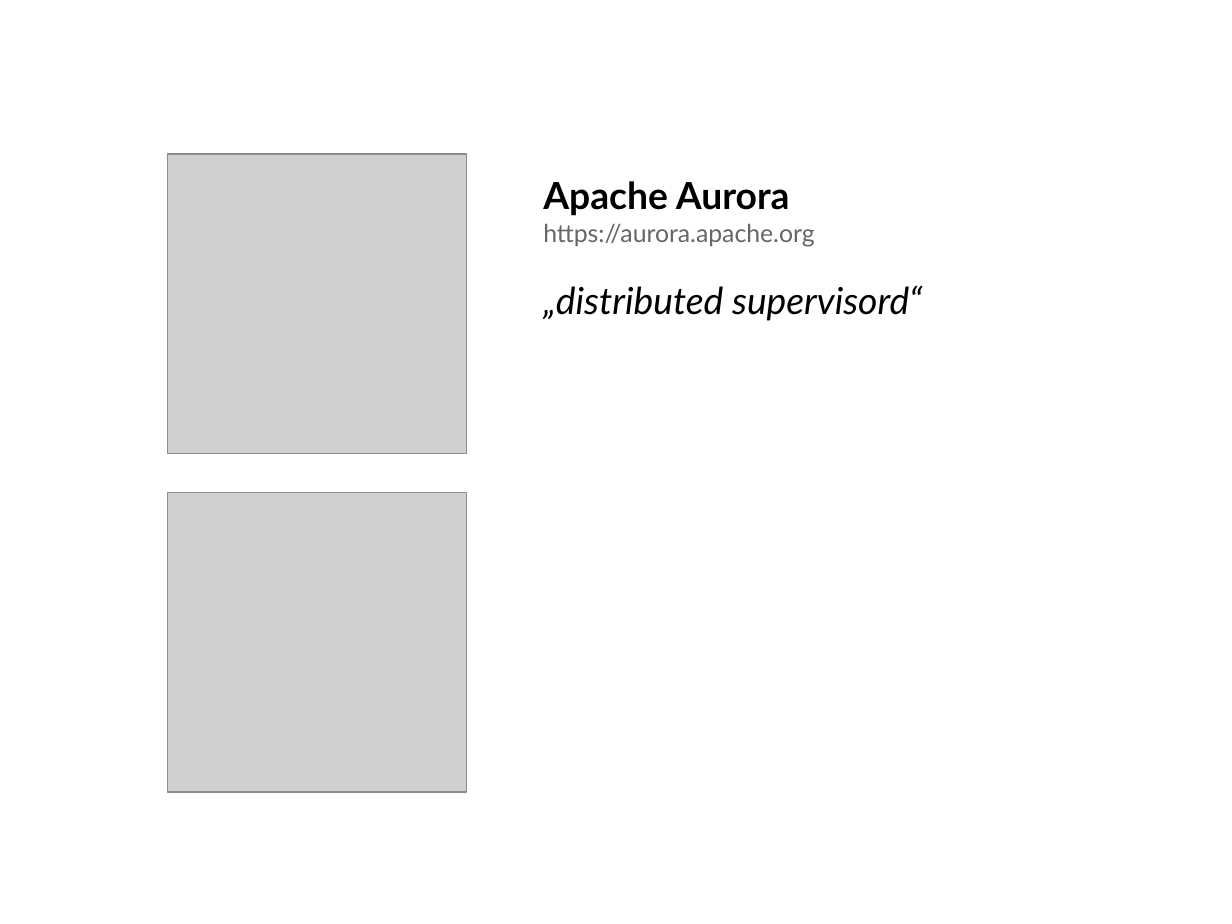
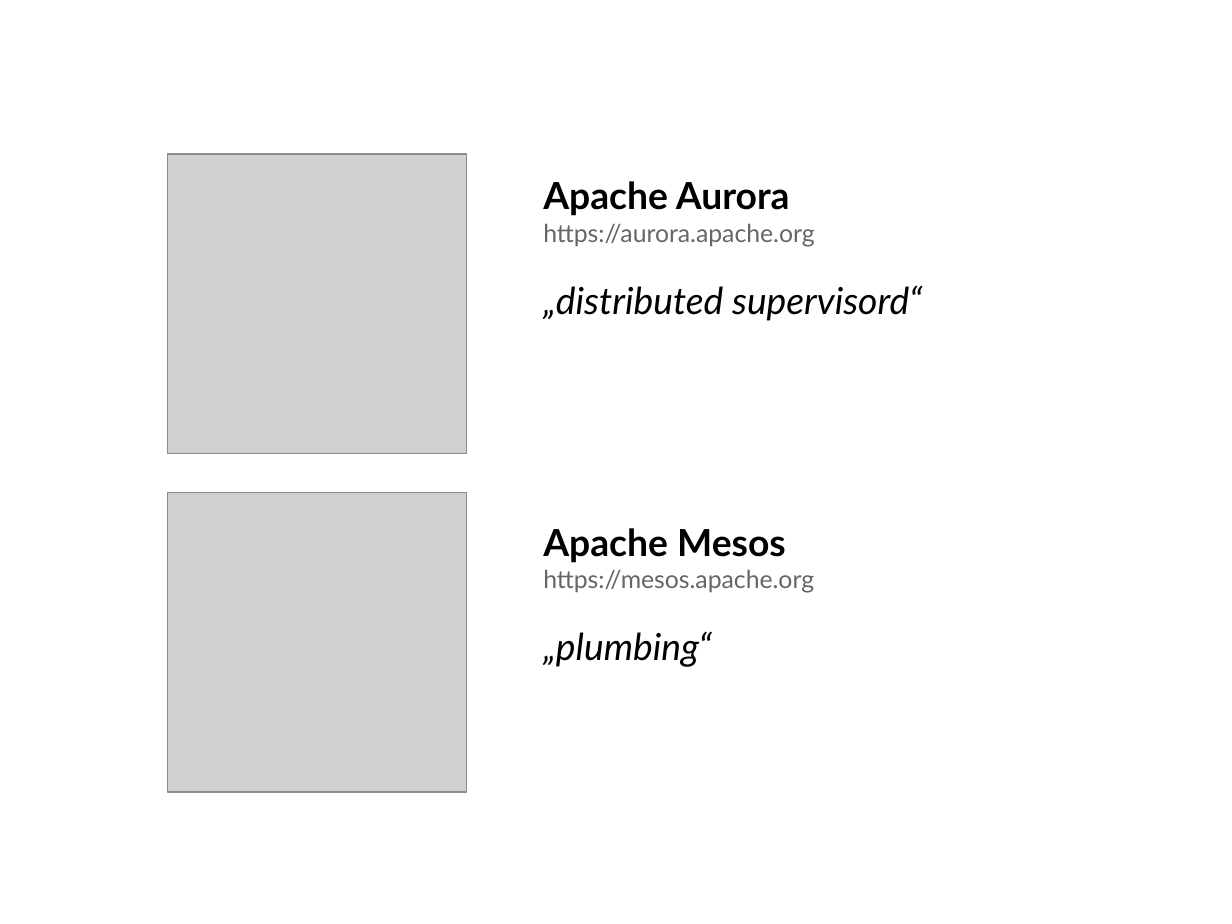
Before and after one commit to StephanErb/aurora-expedition, a slide deck: slide 3 of slides/introduction.odp. Drawn at 1232x924 pixels with LibreOffice and Linux fonts; fonts in the diff are those of the drawing; grey boxes stand for pictures. Boxes give left, top, right and bottom in pixels: in the first picture for what was removed or moved away, otherwise in the second. Text is boxed around its words. In the diff, an @@ line names an element or a change of style, - is before the commit and + after.

```diff
--- a/slides/introduction.odp
+++ b/slides/introduction.odp
@@ text added at (543,528,814,667), 16 pt, text #666666 @@
+Apache Mesos
+https://mesos.apache.org
+„plumbing“
```
Also in this commit, not shown: 3 other slides changed, 3 slides added, 1 slide removed, 1 other file.
